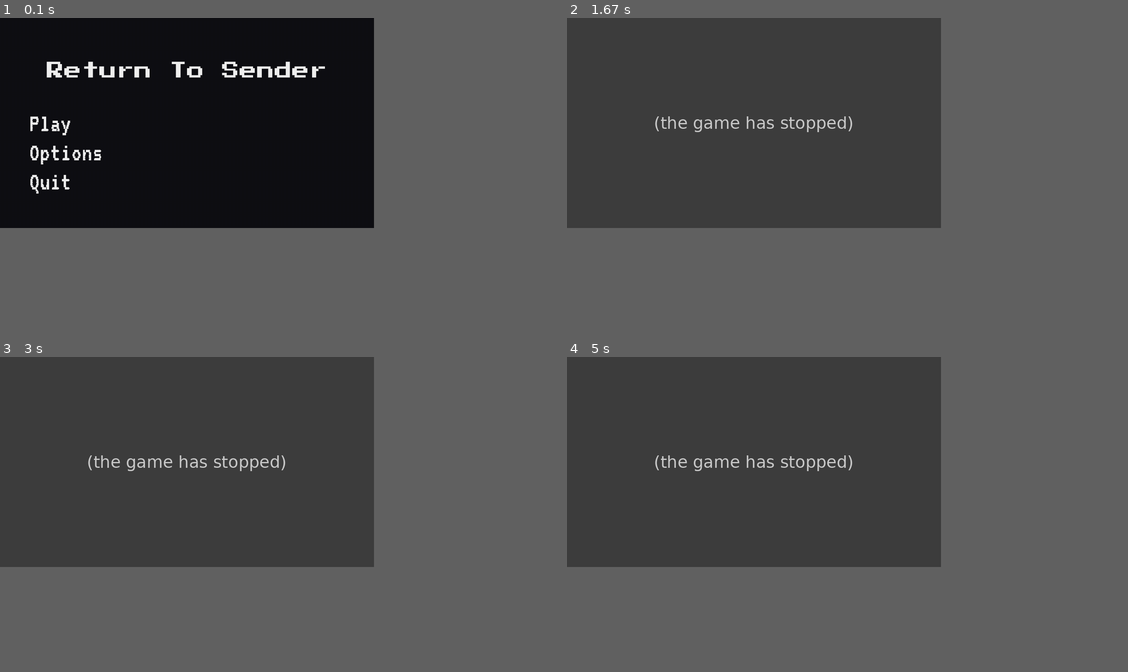
Above: before the commit, frames 1-4 (two rows, left to right).
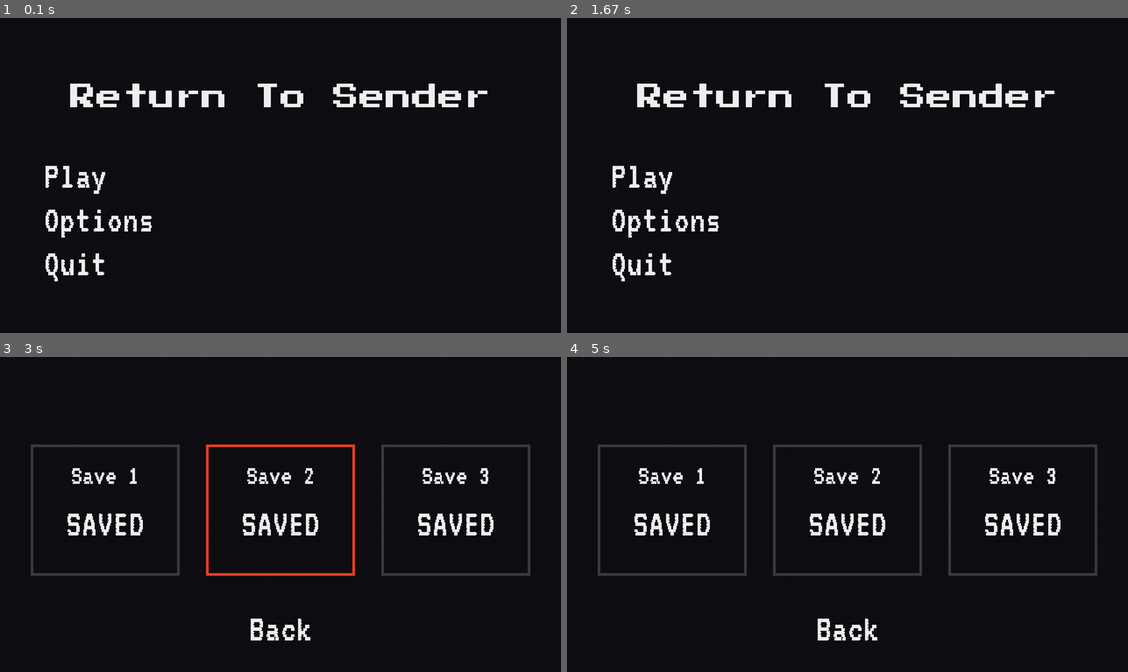
Above: after the commit, the same moments.

Repository: KDO1T/Return-To-Sender
Game: pygame game, started from main_menu.py
Two runs of this game, one before a commit and one after it. Both use one fixed random seed, a clock stepped at 60 frames per second and the inputs below.
Inputs (mouse positions are in pixels of both pictures, inside the frame that each line leads up to):
- Up to frame 1 (0.1 s): no input
- Up to frame 2 (1.67 s): click (847, 175) at 0.38 s; click (976, 222) at 0.72 s; press the mouse at (847, 172) at 1.03 s; move the mouse to (954, 232) at 1.13 s; release the mouse at (1060, 295) at 1.27 s; press the mouse at (847, 288) at 1.37 s; move the mouse to (785, 282) at 1.47 s; release the mouse at (724, 276) at 1.6 s
- Up to frame 3 (3 s): press the mouse at (72, 514) at 1.7 s; move the mouse to (72, 511) at 1.8 s; release the mouse at (72, 505) at 1.93 s; press the mouse at (280, 514) at 2.03 s; move the mouse to (387, 454) at 2.13 s; release the mouse at (488, 394) at 2.27 s; press the mouse at (100, 558) at 2.37 s; move the mouse to (179, 476) at 2.47 s; release the mouse at (252, 397) at 2.6 s; press the mouse at (280, 558) at 2.7 s; move the mouse to (353, 492) at 2.8 s; release the mouse at (420, 426) at 2.93 s
- Up to frame 4 (5 s): press the mouse at (1021, 511) at 3.03 s; move the mouse to (954, 501) at 3.13 s; release the mouse at (892, 495) at 3.27 s; press the mouse at (847, 627) at 3.37 s; move the mouse to (791, 577) at 3.47 s; release the mouse at (729, 527) at 3.6 s; press the mouse at (847, 511) at 3.7 s; move the mouse to (757, 470) at 3.8 s; release the mouse at (673, 426) at 3.93 s; press the mouse at (847, 627) at 4.03 s; move the mouse to (869, 520) at 4.13 s; release the mouse at (886, 413) at 4.27 s; press the mouse at (639, 514) at 4.87 s; move the mouse to (847, 558) at 4.97 s
In our replay, the window is 900x506 before the commit and 1350x759 after it. These sizes can differ from the game's own. Grey fills any space a smaller window leaves; there, only what the larger window draws over its background counts as a difference.

The runs differ from the first frame. In frame 1, 4.7% of the frame differs, in the area x 5-87%, y 13-84%; in frame 2, 45%; in frame 3, 46%, in the area x 0-95%, y 0-90%; in frame 4, 46%.
Before the commit the program exited at 0.38 s; later frames show no game.

Commit message:
fix: fix error with chances of shop and orb

Diff:
--- a/main.py
+++ b/main.py
@@ -146,7 +146,7 @@
     aim_right = False,
     aim_left = False,
     y_momentum = 0,
-    max_air_jumps = 2,
+    max_air_jumps = 100,
     jump = False,
     jump_height = 4.5,
     on_ground = None,
@@ -415,19 +415,23 @@
                 player_vec = pygame.math.Vector2(player.rect.center)
                 for orb in orbs[:]:
                     if not orb.consumed:
-                        orb_vec = pygame.math.Vector2(orb.rect.center)
-                        if player_vec.distance_to(orb_vec) <= 45:
-                            # Roll RNG chance (or guaranteed if all zombies are killed)
-                            shop_active = True
-                            shop_timer = 7.0
-                            shop_accessed = True
-                            shop_message = "Shop Unlocked!"
-
-
-                            shop_msg_timer = 120
-                            orb.consumed = True
-                            orbs.remove(orb)
-                            break
+                        if not orb.consumed:
+                            orb_vec = pygame.math.Vector2(orb.rect.center)
+
+                            if player_vec.distance_to(orb_vec) <= 45:
+
+                                if orb.guaranteed or random.random() < orb.chance:
+                                    shop_active = True
+                                    shop_timer = 7.0
+                                    shop_accessed = True
+                                    shop_message = "Shop Unlocked!"
+                                else:
+                                    shop_message = "The Orb Exploded - No Shop Access!"
+
+                                shop_msg_timer = 120
+                                orb.consumed = True
+                                orbs.remove(orb)
+                                break
 
         if event.type == pygame.KEYDOWN and event.key == pygame.K_F5:
             update_settings_file()
@@ -945,8 +949,8 @@
                 if random.random() < 0.1:
                     orbs.append(Orb(
                         pygame.Rect(zombie.rect.x, zombie.rect.y, 16, 16),
-                        guaranteed=True,
-                        chance=1.0
+                        guaranteed=False,
+                        chance=0.1
                     ))
 
             elif stage_dead_zombies == 20:
@@ -1194,7 +1198,7 @@
         shop_overlay.fill((0, 0, 0, 205))
         canvas.blit(shop_overlay, (0, 0))
 
-        shop_title = font_pause_title.render("AUGMENT SHOP", True, (240, 240, 240))
+        shop_title = font_pause_title.render("Perks SHOP", True, (240, 240, 240))
         canvas.blit(shop_title, shop_title.get_rect(center=(base_res_x / 2, 45)))
 
         card_w, card_h = 120, 180
--- /dev/null
+++ b/saves/slot_0.json
@@ -0,0 +1,39 @@
+{
+    "slot_index": 0,
+    "name": "Save 1",
+    "brightness": 50,
+    "player": {
+        "Name": null,
+        "HP": -150,
+        "max_HP": 50,
+        "base_ATK": 5,
+        "CRIT_DMG": 1.5,
+        "CRIT_CHANCE": 0.05,
+        "LEVEL": 1,
+        "EXP": 0,
+        "DOLLARS": 0,
+        "S_COIN": 566
+    },
+    "position": {
+        "x": 12392,
+        "y": 224
+    },
+    "world": {
+        "current_stage": 4,
+        "map_seed": 69420,
+        "spritesheet": "plague_spritesheet.png",
+        "zombie_count": 6
+    },
+    "skill_tree": {
+        "purchased": [
+            "attack_damage",
+            "crit_chance",
+            "attack_speed",
+            "crit_damage",
+            "movement_speed",
+            "blade_damage",
+            "blade_attack_speed"
+        ],
+        "ranged_unlocked": false
+    }
+}
--- /dev/null
+++ b/saves/slot_1.json
@@ -0,0 +1,39 @@
+{
+    "slot_index": 1,
+    "name": "Save 2",
+    "brightness": 50,
+    "player": {
+        "Name": null,
+        "HP": -61,
+        "max_HP": 50,
+        "base_ATK": 5,
+        "CRIT_DMG": null,
+        "CRIT_CHANCE": null,
+        "LEVEL": null,
+        "EXP": null,
+        "DOLLARS": null,
+        "S_COIN": 616
+    },
+    "position": {
+        "x": 5920,
+        "y": 1056
+    },
+    "world": {
+        "current_stage": 2,
+        "map_seed": 7962,
+        "spritesheet": "cartoon_spritesheet.png",
+        "zombie_count": 0
+    },
+    "skill_tree": {
+        "purchased": [
+            "attack_damage",
+            "crit_chance",
+            "attack_speed",
+            "crit_damage",
+            "blade_damage",
+            "blade_attack_speed",
+            "movement_speed"
+        ],
+        "ranged_unlocked": false
+    }
+}
--- /dev/null
+++ b/saves/slot_2.json
@@ -0,0 +1,39 @@
+{
+    "slot_index": 2,
+    "name": "Save 3",
+    "brightness": 50,
+    "player": {
+        "Name": null,
+        "HP": -155,
+        "max_HP": 50,
+        "base_ATK": 5,
+        "CRIT_DMG": null,
+        "CRIT_CHANCE": null,
+        "LEVEL": null,
+        "EXP": null,
+        "DOLLARS": null,
+        "S_COIN": 416
+    },
+    "position": {
+        "x": 7941,
+        "y": 224
+    },
+    "world": {
+        "current_stage": 2,
+        "map_seed": 7321,
+        "spritesheet": "cartoon_spritesheet.png",
+        "zombie_count": 0
+    },
+    "skill_tree": {
+        "purchased": [
+            "attack_damage",
+            "crit_chance",
+            "attack_speed",
+            "crit_damage",
+            "movement_speed",
+            "blade_damage",
+            "blade_attack_speed"
+        ],
+        "ranged_unlocked": false
+    }
+}
--- /dev/null
+++ b/settings.json
@@ -0,0 +1,15 @@
+{
+    "resolution_index": 1,
+    "fullscreen": true,
+    "brightness": 50,
+    "master_volume": 100,
+    "music_volume": 80,
+    "sfx_volume": 100,
+    "controls": {
+        "up": "W",
+        "left": "A",
+        "down": "S",
+        "right": "D",
+        "jump": "Space"
+    }
+}
